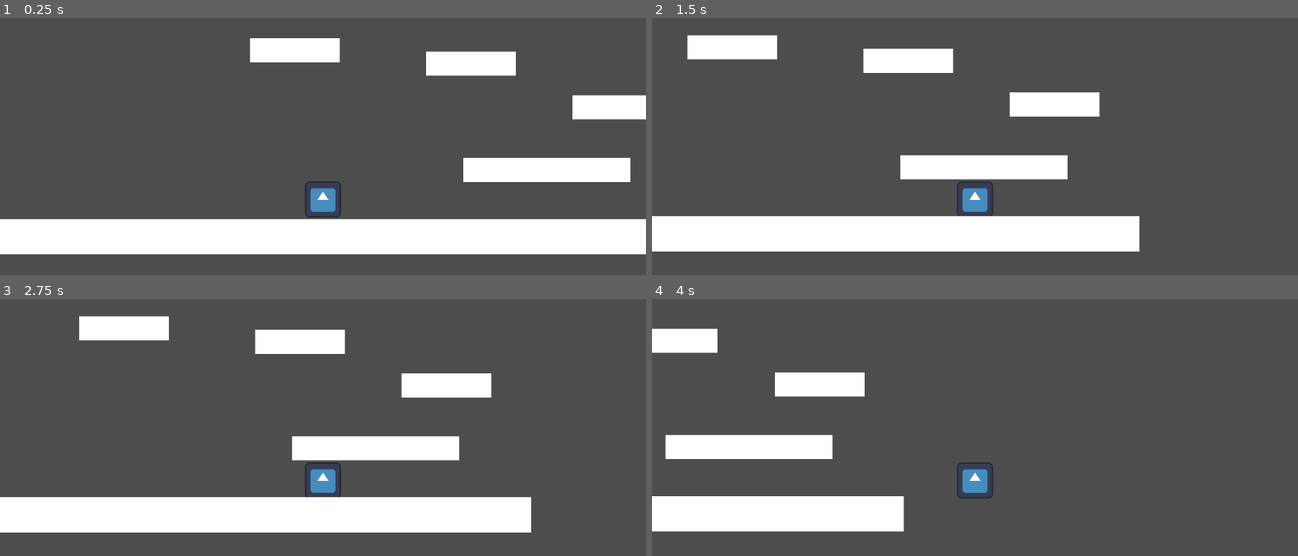
Above: before the commit, frames 1-4 (two rows, left to right).
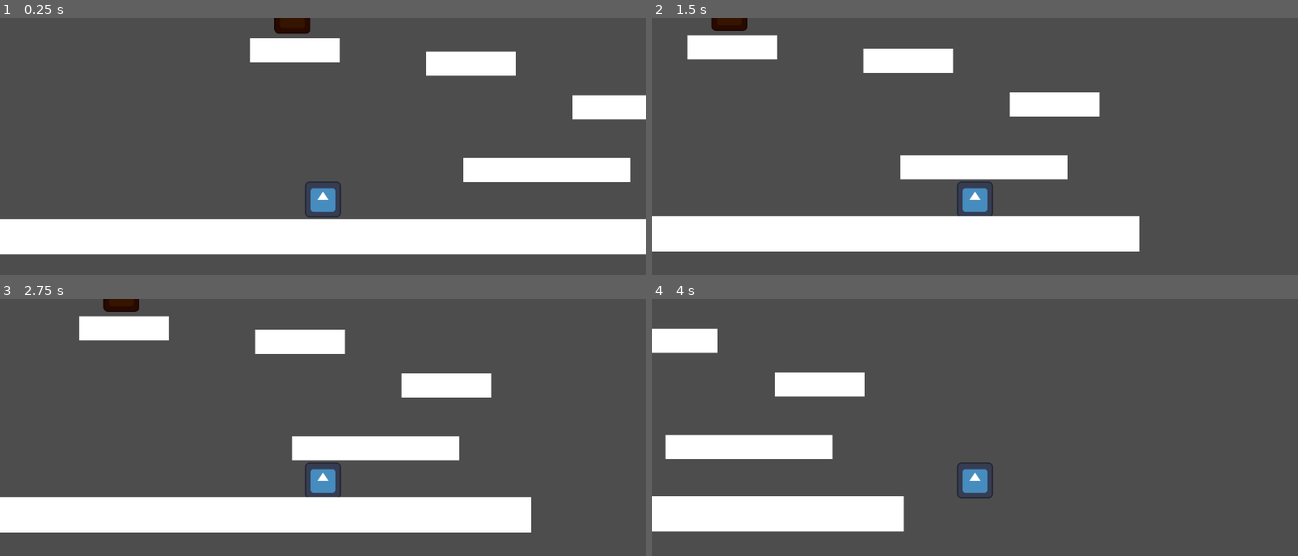
Above: after the commit, the same moments.

Repository: sfaruque10/Godot-2D-Game
Game: Godot game, scene res://baseGameLevel.tscn
The game is run twice, just before and just after one commit, with the same random seed, the same clock (stepped at 60 frames per second) and the same inputs. This scene is started directly instead of the project's main scene. The engine's default icon, where the game draws it, is replaced by a stand-in: a white triangle on a blue panel in a dark square.
Inputs:
- Up to frame 1 (0.25 s): no input
- Up to frame 2 (1.5 s): hold Right (ui_right) from 0.53 s (still down); tap Space (dash) at 0.6, 1.35 s; tap Up (jump) at 0.77 s
- Up to frame 3 (2.75 s): tap Up (jump) at 1.52 s; release Right (ui_right) at 2.03 s; hold Left (ui_left) from 2.03 s (still down); tap Space (dash) at 2.1 s
- Up to frame 4 (4 s): release Left (ui_left) at 2.78 s; hold Right (ui_right) from 2.78 s (still down); tap Space (dash) at 2.85, 3.6 s; tap Up (jump) at 3.02, 3.77 s

The runs differ from the first frame. In frame 1, 0.3% of the frame differs, in the area x 42-49%, y 0-7%; in frame 2, 0.3%; in frame 3, 0.3%; in frame 4, nothing differs.

Commit message:
Basic Enemy
Created an enemy

Diff:
--- a/2d-game/baseGameLevel.tscn
+++ b/2d-game/baseGameLevel.tscn
@@ -1,7 +1,8 @@
-[gd_scene load_steps=12 format=3 uid="uid://dlncbqssqv1kr"]
+[gd_scene load_steps=13 format=3 uid="uid://dlncbqssqv1kr"]
 
 [ext_resource type="PackedScene" uid="uid://dtqiwfgfbnvf0" path="res://player.tscn" id="1_atsvf"]
 [ext_resource type="Script" uid="uid://b5u0bvy1s77yt" path="res://ending_platform.gd" id="2_f53ul"]
+[ext_resource type="PackedScene" uid="uid://4oovtax3voq0" path="res://enemy.tscn" id="3_q5v5t"]
 
 [sub_resource type="SegmentShape2D" id="SegmentShape2D_q5v5t"]
 a = Vector2(1319, 3)
@@ -255,5 +256,8 @@
 offset_right = -224.0
 offset_bottom = 40.0
 
+[node name="CharacterBody2D" parent="." instance=ExtResource("3_q5v5t")]
+position = Vector2(-109, -596)
+
 [connection signal="body_entered" from="Starting Platform" to="Starting Platform" method="_on_body_entered"]
 [connection signal="body_entered" from="Ending Platform" to="Ending Platform" method="_on_body_entered"]
--- /dev/null
+++ b/2d-game/enemy.gd
@@ -0,0 +1,9 @@
+# enemy
+
+
+func _on_wind_body_entered(body: Node2D) -> void:
+	pass # Replace with function body.
+
+
+func _on_wind_body_exited(body: Node2D) -> void:
+	pass # Replace with function body.
--- /dev/null
+++ b/2d-game/enemy.tscn
@@ -0,0 +1,31 @@
+[gd_scene load_steps=5 format=3 uid="uid://4oovtax3voq0"]
+
+[ext_resource type="Script" uid="uid://dsh2p1sad3u2w" path="res://enemy.gd" id="1_4gyqm"]
+[ext_resource type="Texture2D" uid="uid://bpvi3lfu530w" path="res://icon.svg" id="1_7k104"]
+
+[sub_resource type="RectangleShape2D" id="RectangleShape2D_4gyqm"]
+size = Vector2(794, 127)
+
+[sub_resource type="CapsuleShape2D" id="CapsuleShape2D_qi2p4"]
+radius = 62.0
+height = 130.0
+
+[node name="CharacterBody2D" type="CharacterBody2D"]
+collision_layer = 2
+script = ExtResource("1_4gyqm")
+
+[node name="Sprite2D" type="Sprite2D" parent="."]
+modulate = Color(0.7491611, 0.15404236, 0, 1)
+texture = ExtResource("1_7k104")
+
+[node name="Wind" type="Area2D" parent="."]
+collision_layer = 4
+
+[node name="CollisionShape2D" type="CollisionShape2D" parent="Wind"]
+shape = SubResource("RectangleShape2D_4gyqm")
+
+[node name="CollisionShape2D" type="CollisionShape2D" parent="."]
+shape = SubResource("CapsuleShape2D_qi2p4")
+
+[connection signal="body_entered" from="Wind" to="." method="_on_DetectionRadius_body_entered"]
+[connection signal="body_exited" from="Wind" to="." method="_on_DetectionRadius_body_exited"]
--- a/2d-game/player.gd
+++ b/2d-game/player.gd
@@ -10,9 +10,13 @@
 var max_jumps = 2
 var is_dashing = false
 var dash_direction = 0
+var external_velocity = Vector2.ZERO
+
 #var gravity_direction = 1 # normal gravity or flipped gravity
 
 func _physics_process(_delta: float) -> void:
+	velocity += external_velocity
+	external_velocity *= 0.95
 	if is_dashing:
 		velocity.x = dash_speed * dash_direction * Global.gravity_direction
 	else:
@@ -46,6 +50,9 @@
 func _on_timer_timeout() -> void:
 	is_dashing = false
 
+func apply_wind(force_vector):
+	external_velocity += force_vector
+
 
 #func _on_ending_platform_body_entered(body: Node2D) -> void:
 	#print(get_groups())
--- a/2d-game/player.tscn
+++ b/2d-game/player.tscn
@@ -7,6 +7,7 @@
 size = Vector2(130, 130)
 
 [node name="Player" type="CharacterBody2D"]
+collision_mask = 5
 script = ExtResource("1_onrkg")
 
 [node name="Sprite2D" type="Sprite2D" parent="."]
Not shown, added: 2d-game/enemy.gd.uid
